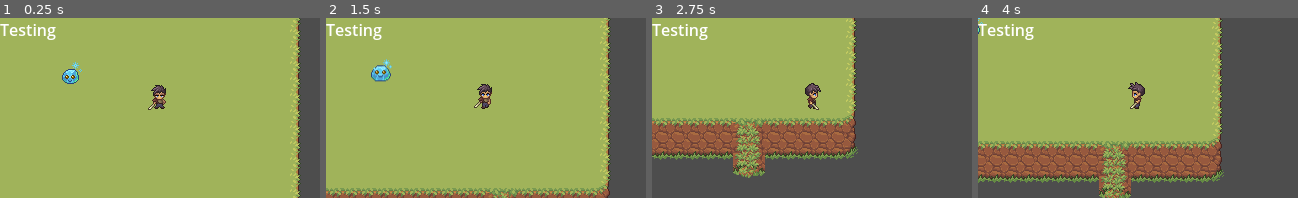
Above: before the commit, frames 1-4 (left to right).
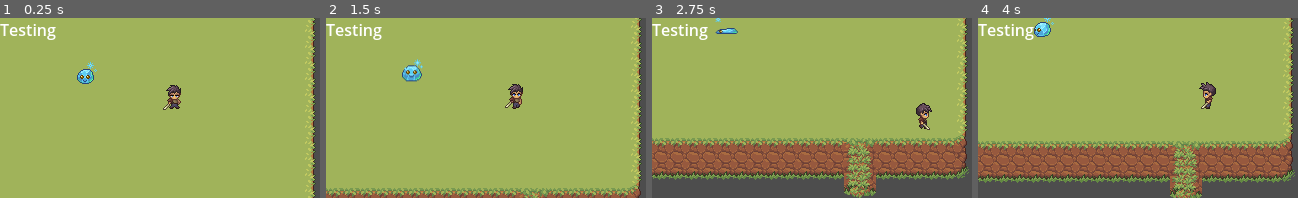
Above: after the commit, the same moments.

Repository: Jefferson000/roots-among-the-stars
Game: Godot game, scene res://main/main.tscn
Same seed, same stepped clock (60 frames per second), same inputs: the game is played once before the commit and once after it.
Inputs (mouse positions are in pixels of both pictures, inside the frame that each line leads up to):
- Up to frame 1 (0.25 s): no input
- Up to frame 2 (1.5 s): tap Enter at 0.5 s; move the mouse to (556, 99) at 0.52 s; press the mouse at (556, 99) at 0.53 s; hold D (right) 0.53-1.28 s; move the mouse to (422, 117) at 1.27 s; release the mouse at (422, 117) at 1.28 s; hold S (down) from 1.28 s (still down); tap 2 (set_1080p) at 1.35 s
- Up to frame 3 (2.75 s): move the mouse to (844, 68) at 2.02 s; release S (down) at 2.03 s; hold D (right) from 2.03 s (still down); hold 1 (set_720p) from 2.03 s (still down)
- Up to frame 4 (4 s): move the mouse to (1122, 144) at 2.77 s; release D (right) at 2.78 s; release 1 (set_720p) at 2.78 s; hold W (up) 2.78-3.53 s; click (1122, 144) at 2.85 s; move the mouse to (1234, 135) at 3.52 s; hold A (left) from 3.53 s (still down); hold 2 (set_1080p) from 3.53 s (still down)

The runs differ from the first frame. In frame 1, 7.7% of the frame differs, in the area x 19-99%, y 0-100%; in frame 2, 15%; in frame 3, 51%, in the area x 0-100%, y 0-100%; in frame 4, 32%.

Commit message:
level manager and tileset script and camera script

Diff:
--- /dev/null
+++ b/autoload/level_manager.gd
@@ -0,0 +1,43 @@
+extends Node
+
+signal level_load_started
+signal level_loaded
+signal tile_map_bounds_changed( bounds: Array[Vector2] )
+
+var current_tilemap_bounds : Array[Vector2]
+var target_transition : String
+var position_offset : Vector2
+
+func _ready() -> void:
+	await get_tree().process_frame
+	level_loaded.emit()
+
+func change_tile_map_bounds( bounds: Array[Vector2] ) -> void:
+	current_tilemap_bounds = bounds
+	tile_map_bounds_changed.emit(bounds)
+
+func load_new_level(
+	level_path : String,
+	_target_transition : String,
+	_position_offset : Vector2
+) -> void:
+
+	get_tree().paused = true
+	target_transition = _target_transition
+	position_offset = _position_offset
+
+	#await Transition.fade_out()
+
+	level_load_started.emit()
+
+	await get_tree().process_frame
+
+	get_tree().change_scene_to_file( level_path )
+
+	#await Transition.fade_in()
+
+	get_tree().paused = false
+
+	await get_tree().process_frame
+
+	level_loaded.emit()
--- /dev/null
+++ b/levels/level.gd
@@ -0,0 +1,13 @@
+class_name  Level extends Node2D
+
+@export var music : AudioStream
+
+func _ready() -> void:
+	self.y_sort_enabled = true
+	PlayerManager.set_as_parent( self )
+	LevelManager.level_load_started.connect( _free_level )
+	#AudioManager.play_music( music ) #TODO
+
+func _free_level() -> void:
+	PlayerManager.unparent_player( self )
+	queue_free()
--- a/player/camera.gd
+++ b/player/camera.gd
@@ -1,3 +1,32 @@
-extends Camera2D
+class_name PlayerCamera extends Camera2D
+
+func _ready() -> void:
+	LevelManager.tile_map_bounds_changed.connect(update_limits)
+	update_limits(LevelManager.current_tilemap_bounds)
+	#PlayerManager.camera_shook.connect( add_camara_shake ) TODO
+
+# TODO
+#func _physics_process(delta: float) -> void:
+	#if shake_trauma > 0:
+		#shake_trauma = max( shake_trauma - shake_decay * delta, 0 )
+		#shake()
+#
+#func shake() -> void:
+	#var amount : float = pow( shake_trauma * shake_power, 2 )
+	#offset = Vector2( randf_range( -1, 1), randf_range( -1, 1) ) * shake_max_offset * amount
+#
+#func add_camara_shake( value : float ) -> void:
+	#shake_trauma = value
+	pass
+
 func _process(_dt: float) -> void:
+	pass
 	global_position = global_position.round()  # whole pixels = no shimmer
+
+func update_limits(bounds: Array[Vector2]) -> void:
+	if bounds == []:
+		return
+	limit_left = int(bounds[0].x)
+	limit_top = int(bounds[0].y)
+	limit_right = int(bounds[1].x)
+	limit_bottom = int(bounds[1].y)
--- a/portotype/01.tscn
+++ b/portotype/01.tscn
@@ -1,12 +1,14 @@
-[gd_scene load_steps=4 format=4 uid="uid://b85as4jy5ev2e"]
+[gd_scene load_steps=5 format=4 uid="uid://b85as4jy5ev2e"]
 
+[ext_resource type="Script" uid="uid://bhcqu8rw24t0m" path="res://levels/level.gd" id="1_catal"]
 [ext_resource type="PackedScene" uid="uid://cdpudyxdim2os" path="res://tilesets/grassland/scenes/grassland.tscn" id="1_kpvr1"]
 [ext_resource type="PackedScene" uid="uid://be8wx8fhva7t7" path="res://enemies/slimes/frost_slime.tscn" id="3_catal"]
 [ext_resource type="PackedScene" uid="uid://dibey6unm82yf" path="res://player/player.tscn" id="3_oslfm"]
 
 [node name="01" type="Node2D"]
+script = ExtResource("1_catal")
 
-[node name="Grassland2" parent="." instance=ExtResource("1_kpvr1")]
+[node name="Grassland01" parent="." instance=ExtResource("1_kpvr1")]
 tile_map_data = PackedByteArray("AAAAAAAAAAAAAAAAAAABAAAAAAABAAAAAAACAAAAAAABAAAAAAADAAAAAAABAAAAAAAEAAAAAAABAAAAAAAEAA …(6000 unchanged characters)…
 
 [node name="FrostSlime" parent="." instance=ExtResource("3_catal")]
--- a/project.godot
+++ b/project.godot
@@ -16,6 +16,7 @@
 
 [autoload]
 
+LevelManager="*res://autoload/level_manager.gd"
 PlayerManager="*res://autoload/player_manager.gd"
 DevWindow="*res://autoload/dev_window.gd"
 
--- a/tilesets/grassland/scenes/grassland.tscn
+++ b/tilesets/grassland/scenes/grassland.tscn
@@ -1,6 +1,7 @@
-[gd_scene load_steps=4 format=3 uid="uid://cdpudyxdim2os"]
+[gd_scene load_steps=5 format=3 uid="uid://cdpudyxdim2os"]
 
 [ext_resource type="Texture2D" uid="uid://d1vrcla1obttf" path="res://tilesets/grassland/sprites/ground_grasss.png" id="1_yreja"]
+[ext_resource type="Script" uid="uid://x08ax2qu2ieb" path="res://tilesets/level_tileset.gd" id="2_sjwj2"]
 
 [sub_resource type="TileSetAtlasSource" id="TileSetAtlasSource_sjwj2"]
 texture = ExtResource("1_yreja")
@@ -329,3 +330,4 @@
 
 [node name="Grassland" type="TileMapLayer"]
 tile_set = SubResource("TileSet_1tbs1")
+script = ExtResource("2_sjwj2")
--- /dev/null
+++ b/tilesets/level_tileset.gd
@@ -0,0 +1,16 @@
+class_name LevelTileSet extends TileMapLayer
+
+@export var tile_size : float = 16
+
+func _ready() -> void:
+	LevelManager.change_tile_map_bounds(get_tile_map_bounds())
+
+func get_tile_map_bounds() -> Array[Vector2]:
+	var bounds : Array[Vector2] =[]
+	bounds.append(
+		Vector2( get_used_rect().position * tile_size ) + position
+	)
+	bounds.append(
+		Vector2( get_used_rect().end * tile_size ) + position
+	)
+	return bounds
Not shown, added: autoload/level_manager.gd.uid
Not shown, added: levels/level.gd.uid
Not shown, added: tilesets/level_tileset.gd.uid
